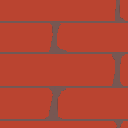
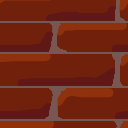
Layers edited between the first and the second 128 × 128 image:
painted on "Paint Layer 1" over (0, 0, 128, 128)
